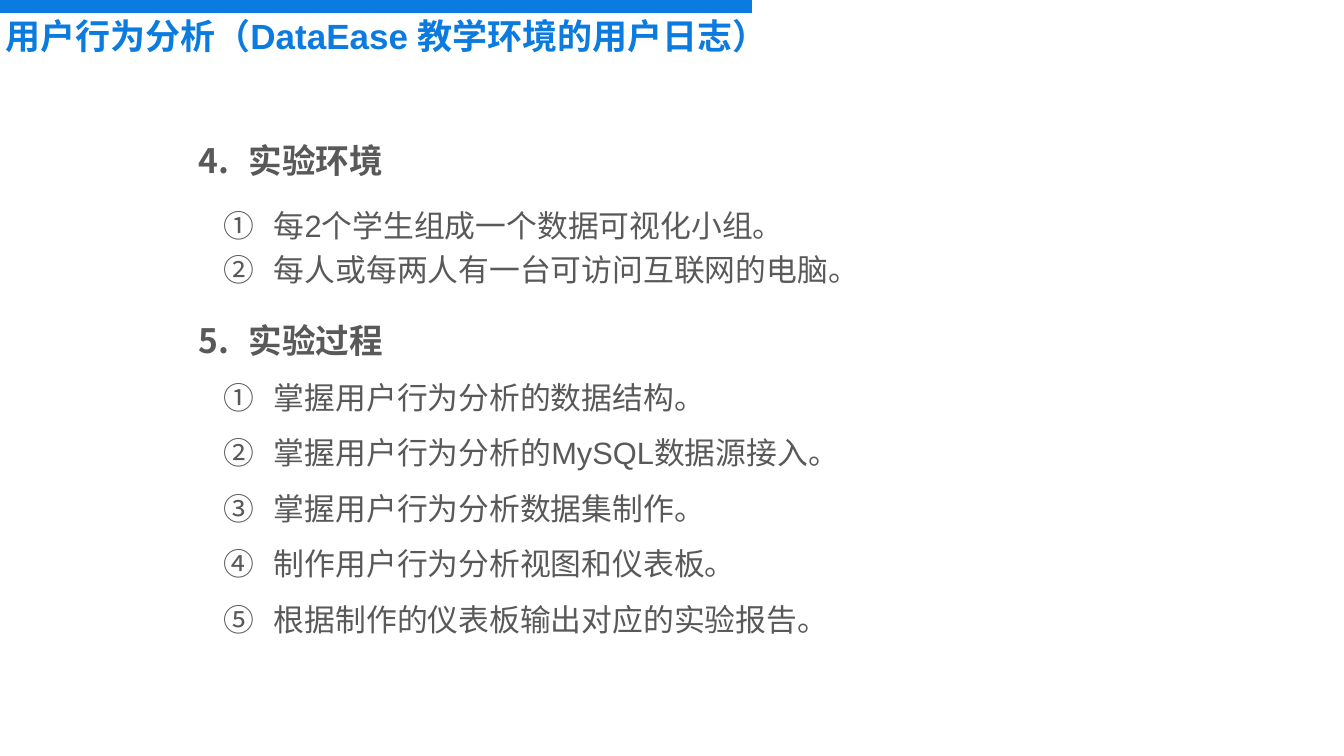
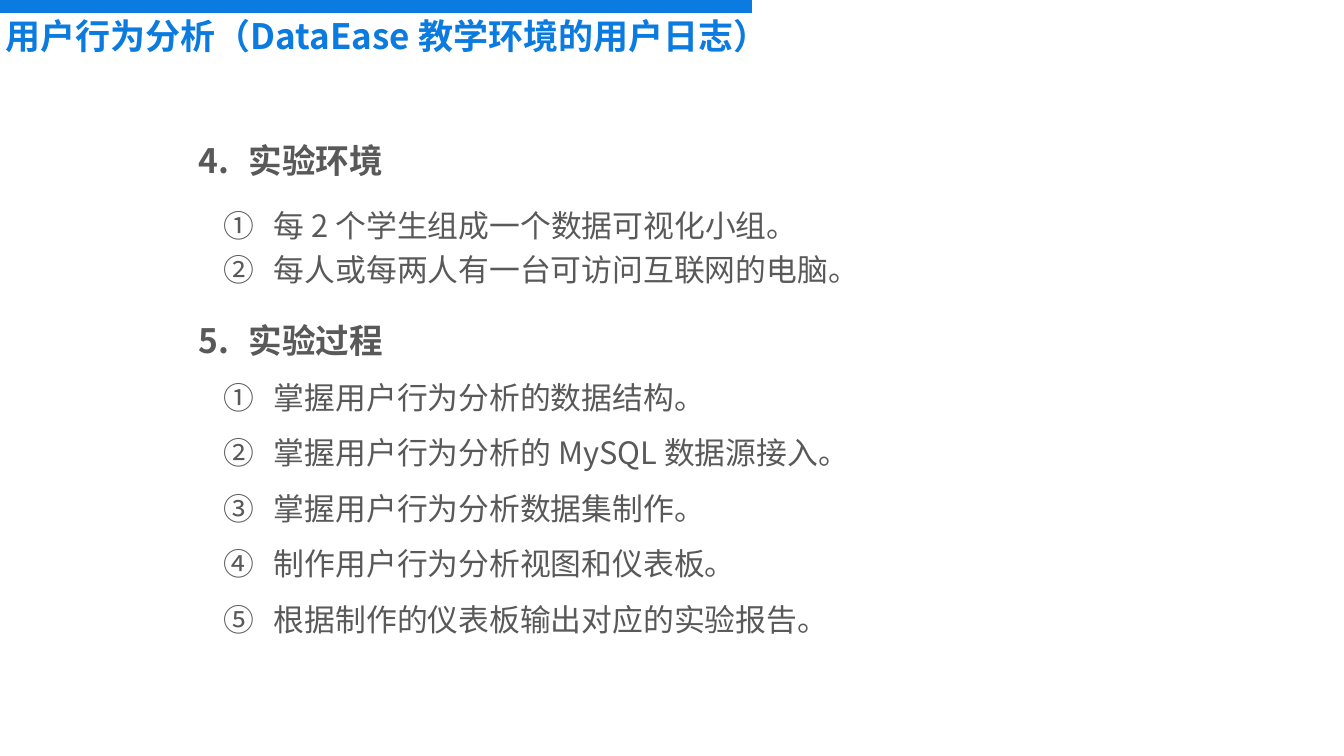
Before and after one commit to fit2cloud-edu/DataEase, a slide deck: slide 3 of 03_教学PPT/06 实战案例学习-用户行为分析.pptx. Drawn at 1344x756 pixels with LibreOffice and Linux fonts; fonts in the diff are those of the drawing; background and template pictures are left out. Boxes give left, top, right and bottom in pixels: in the first picture for what was removed or moved away, otherwise in the second. Text is boxed around its words. In the diff, an @@ line names an element or a change of style, - is before the commit and + after.

Commit message:
feat：升级高校教学材料到DataEase-V2版本

```diff
--- a/03_教学PPT/06 实战案例学习-用户行为分析.pptx
+++ b/03_教学PPT/06 实战案例学习-用户行为分析.pptx
@@ text "用户行为分析（DataEase 教学环境的用户日志）" at [5,19,768,53]: font Arial to Noto Sans CJK JP @@
@@ text at [249,144,859,634]: font Arial to Noto Sans CJK JP in "实验环境", "每人或每两人有一台可访问互联网的电脑。", "实验过程", "掌握用户行为分析的数据结构。" and 3 more places @@
@@ text at [274,211,798,240]: text changed; font Arial to Noto Sans CJK JP @@
-  1. 每2个学生组成一个数据可视化小组。
+  1. 每 2 个学生组成一个数据可视化小组。
@@ text at [274,438,849,471]: text changed; font Arial to Noto Sans CJK JP @@
-  2. 掌握用户行为分析的MySQL数据源接入。
+  2. 掌握用户行为分析的 MySQL 数据源接入。
```
Also in this commit, not shown: 6 other slides changed, 15 other files.
